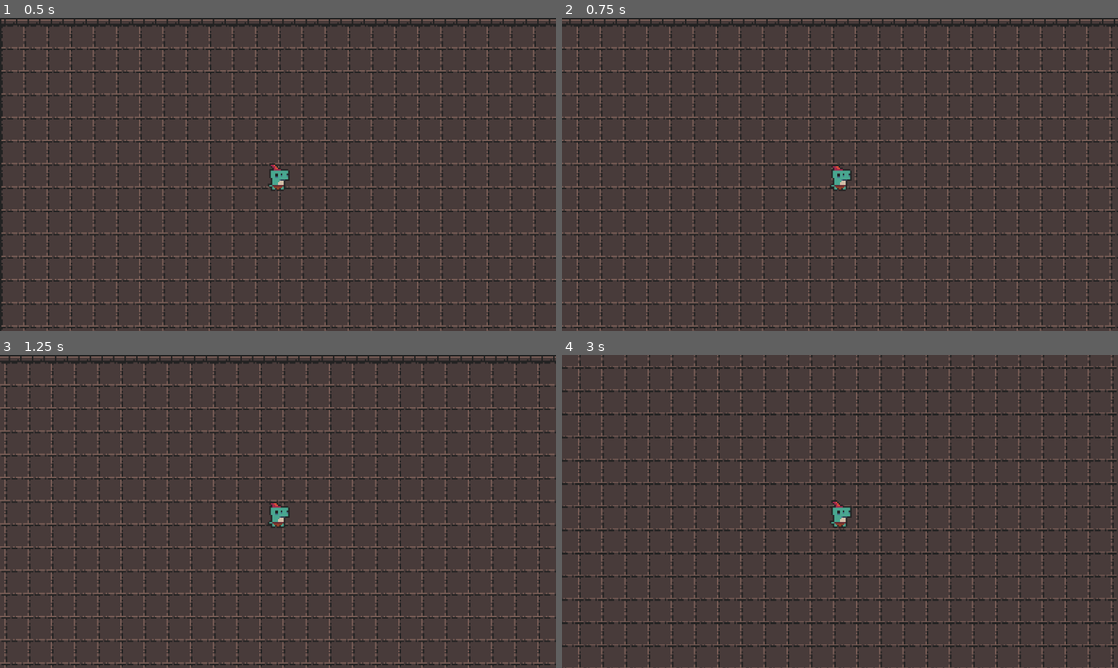
Above: before the commit, frames 1-4 (two rows, left to right).
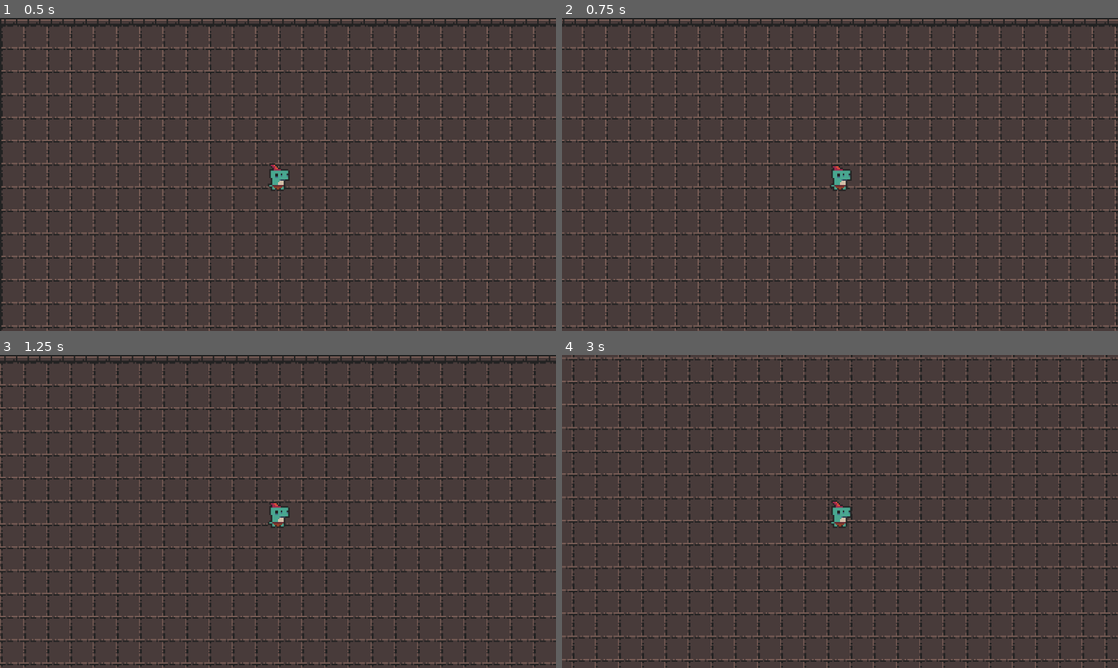
Above: after the commit, the same moments.

Repository: emilykrohn/Abyss
Game: Godot game, scene res://Scenes/main.tscn
Two runs of this game, one before a commit and one after it. Both use one fixed random seed, a clock stepped at 60 frames per second and the inputs below.
Inputs:
- Up to frame 1 (0.5 s): no input
- Up to frame 2 (0.75 s): hold Right (ui_right) from 0.53 s (still down)
- Up to frame 3 (1.25 s): keep holding Right (ui_right)
- Up to frame 4 (3 s): release Right (ui_right) at 1.28 s; hold Down (ui_down) 1.28-2.03 s; hold Right (ui_right) 2.03-2.78 s; hold Up (ui_up) from 2.78 s (still down)

Frame 1 is identical in both runs. In frame 2, 18% of the frame differs, in the area x 0-100%, y 0-100%; in frame 3, 17%; in frame 4, 28%.

Commit message:
Create resource for player stats

Diff:
--- /dev/null
+++ b/Scenes/Player/player.gd
@@ -0,0 +1,16 @@
+extends CharacterBody2D
+
+class_name Player
+
+@export var player_stats: PlayerStats
+var direction = Vector2.ZERO
+
+func _physics_process(delta):
+	direction = Vector2(Input.get_axis("ui_left", "ui_right"), Input.get_axis("ui_up", "ui_down")).normalized()
+
+	if direction:
+		velocity = direction * player_stats.speed * delta
+	else:
+		velocity = Vector2.ZERO
+
+	move_and_slide()
--- a/Scenes/player.tscn
+++ b/Scenes/Player/player.tscn
@@ -1,7 +1,18 @@
-[gd_scene load_steps=12 format=3 uid="uid://b8s43qgxwcbvx"]
+[gd_scene load_steps=14 format=3 uid="uid://b8s43qgxwcbvx"]
 
 [ext_resource type="Texture2D" uid="uid://cekho14phtksa" path="res://Art/0x72_DungeonTilesetII_v1.7/0x72_DungeonTilesetII_v1.7.png" id="1_llaob"]
-[ext_resource type="Script" path="res://Scenes/player.gd" id="1_se4lu"]
+[ext_resource type="Script" path="res://Scenes/Player/player.gd" id="1_se4lu"]
+[ext_resource type="Script" path="res://Scenes/Player/player_stats.gd" id="2_jdirv"]
+
+[sub_resource type="Resource" id="Resource_558n6"]
+resource_local_to_scene = true
+script = ExtResource("2_jdirv")
+max_health = 100
+damage = 5
+agility = 5
+luck = 5
+defense = 5.0
+speed = 5500.0
 
 [sub_resource type="AtlasTexture" id="AtlasTexture_x37wm"]
 atlas = ExtResource("1_llaob")
@@ -71,6 +82,7 @@
 [node name="Player" type="CharacterBody2D"]
 collision_mask = 6
 script = ExtResource("1_se4lu")
+player_stats = SubResource("Resource_558n6")
 
 [node name="Camera2D" type="Camera2D" parent="."]
 zoom = Vector2(3, 3)
--- /dev/null
+++ b/Scenes/Player/player_stats.gd
@@ -0,0 +1,10 @@
+extends Resource
+
+class_name PlayerStats
+
+@export var max_health: int
+@export var damage: int
+@export var agility: int
+@export var luck: int
+@export var defense: float
+@export var speed: float
--- a/Scenes/main.tscn
+++ b/Scenes/main.tscn
@@ -1,8 +1,9 @@
-[gd_scene load_steps=7 format=3 uid="uid://bcbygmx7wnxr"]
+[gd_scene load_steps=9 format=3 uid="uid://bcbygmx7wnxr"]
 
 [ext_resource type="Texture2D" uid="uid://c1li420pjhu3l" path="res://Art/0x72_DungeonTilesetII_v1.7/atlas_floor-16x16.png" id="1_ixqo2"]
-[ext_resource type="PackedScene" uid="uid://b8s43qgxwcbvx" path="res://Scenes/player.tscn" id="1_sshvw"]
+[ext_resource type="PackedScene" uid="uid://b8s43qgxwcbvx" path="res://Scenes/Player/player.tscn" id="1_sshvw"]
 [ext_resource type="Texture2D" uid="uid://q8o6m2x6qxu7" path="res://Art/0x72_DungeonTilesetII_v1.7/atlas_walls_low-16x16.png" id="2_rl4qs"]
+[ext_resource type="Script" path="res://Scenes/Player/player_stats.gd" id="4_lhnut"]
 
 [sub_resource type="TileSetAtlasSource" id="TileSetAtlasSource_mw4er"]
 texture = ExtResource("1_ixqo2")
@@ -301,6 +302,16 @@
 sources/0 = SubResource("TileSetAtlasSource_mw4er")
 sources/1 = SubResource("TileSetAtlasSource_hmrbs")
 
+[sub_resource type="Resource" id="Resource_jqljv"]
+resource_local_to_scene = true
+script = ExtResource("4_lhnut")
+max_health = 100
+damage = 5
+agility = 0
+luck = 0
+defense = 0.0
+speed = 5500.0
+
 [node name="Main" type="Node2D"]
 
 [node name="TileMap" type="TileMap" parent="."]
@@ -313,3 +324,4 @@
 
 [node name="Player" parent="." instance=ExtResource("1_sshvw")]
 position = Vector2(207, 119)
+player_stats = SubResource("Resource_jqljv")
--- a/Scenes/player.gd
+++ /dev/null
@@ -1,14 +0,0 @@
-extends CharacterBody2D
-
-
-const SPEED = 110.0
-
-func _physics_process(delta):
-	var direction = Vector2(Input.get_axis("ui_left", "ui_right"), Input.get_axis("ui_up", "ui_down")).normalized()
-
-	if direction:
-		velocity = direction * SPEED
-	else:
-		velocity = Vector2.ZERO
-
-	move_and_slide()
